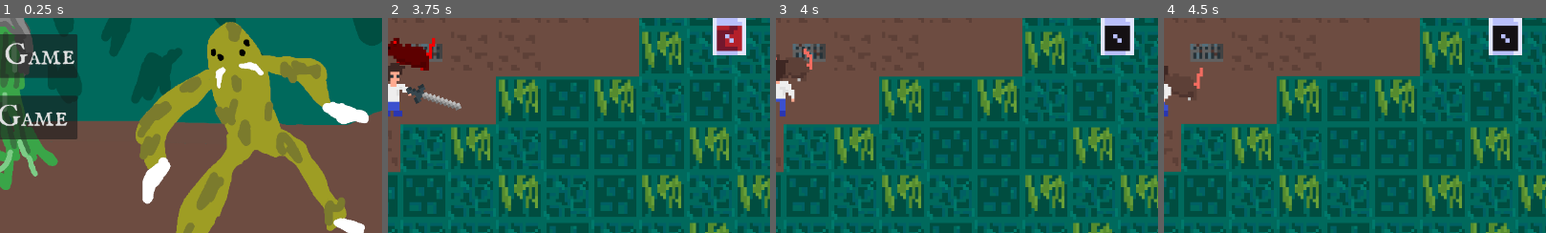
Above: before the commit, frames 1-4 (left to right).
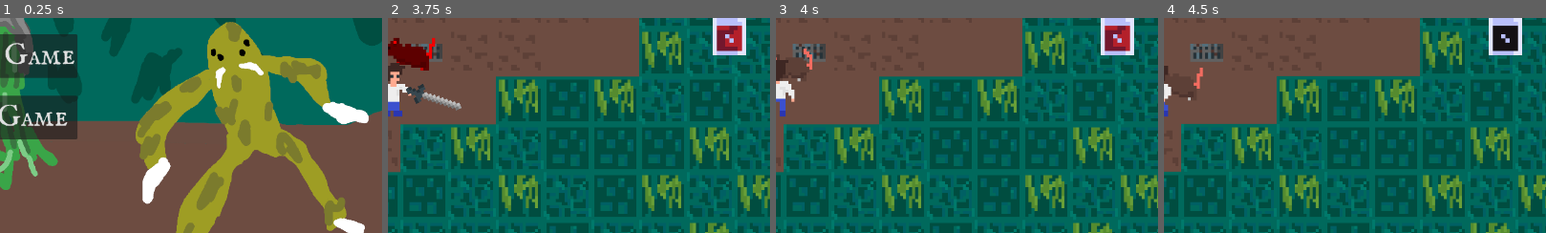
Above: after the commit, the same moments.

Repository: SanteriK123/game-course-project
Game: Godot game, scene res://Scenes/main_menu.tscn
The game is run twice, just before and just after one commit, with the same random seed, the same clock (stepped at 60 frames per second) and the same inputs.
Inputs (mouse positions are % of the whole screen's width and height, from its top left):
- Up to frame 1 (0.25 s): no input
- Up to frame 2 (3.75 s): click "Start Game" at 0.5 s; move the mouse to (72, 45) at 1.27 s; hold D (right) 1.28-2.03 s; click (72, 45) at 1.35 s; move the mouse to (30, 55) at 2.02 s; hold S (down) 2.03-2.78 s; click (30, 55) at 2.1 s; move the mouse to (60, 28) at 2.77 s; hold D (right) 2.78-3.53 s; click (60, 28) at 2.85 s; move the mouse to (45, 70) at 3.52 s; hold Up (ui_up) from 3.53 s (still down); click (45, 70) at 3.6 s
- Up to frame 3 (4 s): keep holding Up (ui_up)
- Up to frame 4 (4.5 s): move the mouse to (80, 65) at 4.27 s; release Up (ui_up) at 4.28 s; hold A (left) from 4.28 s (still down); click (80, 65) at 4.35 s
The pictures show only the part of the screen within x 50-100%, y 34-84%; the shares and areas given below are measured in that part.

Frames 1-2 are identical in both runs. In frame 3, 0.8% of the frame differs, in the area x 86-93%, y 3-16%; in frame 4, nothing differs.

Commit message:
Added simple iframes

Diff:
--- a/Scenes/player.tscn
+++ b/Scenes/player.tscn
@@ -546,4 +546,5 @@
 max_polyphony = 2
 
 [connection signal="body_entered" from="Hitbox" to="." method="_on_hitbox_body_entered"]
+[connection signal="body_exited" from="Hitbox" to="." method="_on_hitbox_body_exited"]
 [connection signal="body_entered" from="AttackArea" to="." method="_on_attack_area_body_entered"]
--- a/Scripts/player.gd
+++ b/Scripts/player.gd
@@ -11,6 +11,8 @@
 var state: PlayerState = PlayerState.IDLE
 var idle_direction = Vector2(0, -1)
 var last_walk_direction := Vector2.ZERO
+var is_taking_damage: bool = false
+var iframe_counter: int = 0
 
 # Signals
 signal took_damage
@@ -68,6 +70,11 @@
 				state = PlayerState.IDLE
 				play_idle_animation()
 			last_walk_direction = Vector2.ZERO
+
+	if iframe_counter % 60 == 0 and is_taking_damage:
+		take_damage()
+
+	iframe_counter += 1
 
 func play_attack_animation() -> void:
 	sword_animate_node.stop()
@@ -138,9 +145,12 @@
 func _on_attack_area_body_entered(body: Node2D) -> void:
 	if body is Enemy:
 		body.take_damage(damage)
-	pass # Replace with function body.
 
 func _on_hitbox_body_entered(body: Node2D) -> void:
+	iframe_counter = 0
 	if body is Enemy:
-		take_damage()
-	pass # Replace with function body.
+		is_taking_damage = true
+
+func _on_hitbox_body_exited(body: Node2D) -> void:
+	if body is Enemy:
+		is_taking_damage = false
